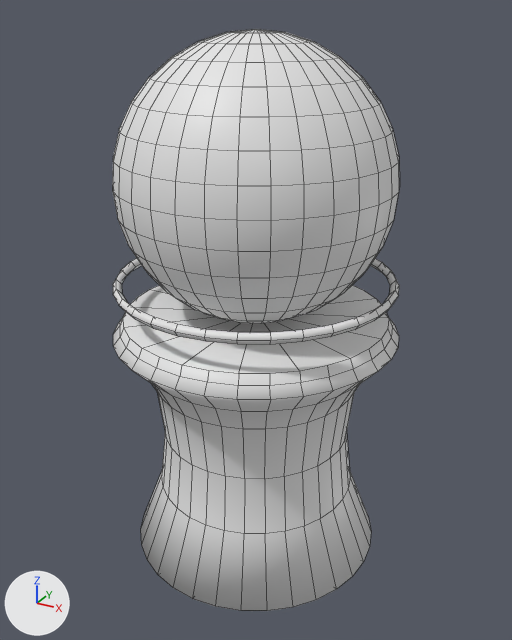
A saved change to the Blender file VRC-Shader-Fun/Assets/Props/Shader Pedistal/Blender/Shader Pedistal.blend.
Both versions are drawn from a camera (50 mm lens) standing at (2.41, -4.37, 4.12) and looking at (0.01, -0.02, 1.95). Every picture has the same lights, and +X, +Y and +Z are marked at lower left. Mesh edges are drawn as thin lines. Materials are left out; every surface is plain grey.

Script lines for the objects in view, before the commit:
```python
me_cylinder = bpy.data.meshes.new('Cylinder')
me_cylinder.from_pydata(...)  # 386 vertices, 384 faces; spans x -1.09..1.09, y -1.09..1.09, z 0.0..2.3
me_cylinder.materials.append(mat_pedistal)
me_sphere = bpy.data.meshes.new('Sphere')
me_sphere.from_pydata(...)  # a UV sphere (32 segments, 16 rings, poles along z) spanning x -1.0..1.0, y -1.0..1.0, z 2.0..4.0
me_sphere.polygons.foreach_set('use_smooth', [True] * 512)
me_sphere.materials.append(mat_shader)
ob_shader_pedistal = bpy.data.objects.new('Shader Pedistal', me_cylinder)
ob_shader_pedistal.location = (0.0, 0.0, 0.0)
ob_shader_sphere = bpy.data.objects.new('Shader Sphere', me_sphere)
ob_shader_sphere.location = (0.0, 0.0, 0.0)
```
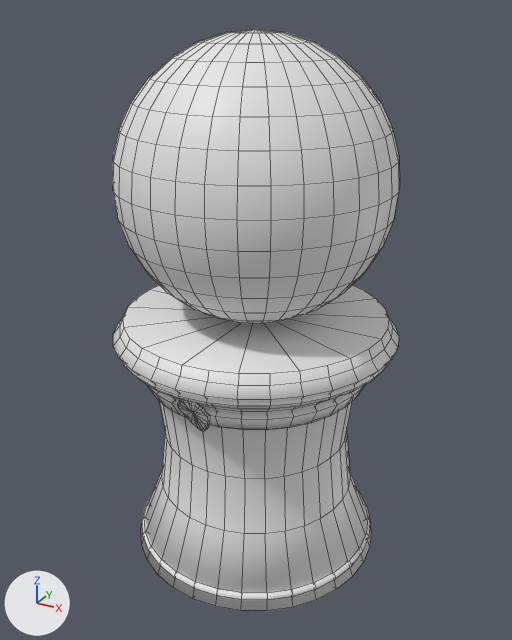
The newer file is also rescaled (x0.5) as a whole; pictures and numbers use the older file's frame.

Location of each change, [x1, y1, x2, y2] in pixels of the pictures (512 x 640 px; the box of a moved part takes in the faces that stretch with it):
'Shader Pedistal', reshaped (8% shorter): before [113, 258, 399, 611]; after [113, 285, 399, 611]
part 1 of me_cylinder, moved or reshaped: before [113, 258, 399, 345]; after [122, 361, 390, 409]
part 2 of me_cylinder, added: after [142, 491, 370, 600]
part 3 of me_cylinder, added: after [147, 385, 365, 430]
part 4 of me_cylinder, added: after [178, 400, 209, 432]

Edits to the bpy script that builds the scene:
```text
Change me_cylinder:
    used by ob_shader_pedistal; location = (0.0, 0.0, 0.0)
    remove me_cylinder.from_pydata(...)  # 386 vertices, 384 faces; spans x -1.09..1.09, y -1.09..1.09, z 0.0..2.3
    add me_cylinder.from_pydata(...)  # 684 vertices, 700 faces; spans x -1.09..1.09, y -1.09..1.09, z 0.0..2.0
    me_cylinder part 1: the loose piece of 128 vertices spanning x -1.06..1.06, y -1.06..1.06, z 2.22..2.3 is moved by (0.0, 0.0, -0.46)
    me_cylinder part 2: the loose piece of 128 vertices spanning x -1.06..1.06, y -1.06..1.06, z 2.22..2.3 is copied, and the copy is scaled about its middle by 0.933, then moved by (0.0, 0.0, -2.16); it spans x -0.99..0.99, y -0.99..0.99, z 0.06..0.14
    me_cylinder part 3: a new loose piece of 128 vertices spanning x -0.91..0.91, y -0.91..0.91, z 1.48..1.64
    me_cylinder part 4: a new loose piece of 42 vertices spanning x -0.13..0.13, y -0.96..-0.76, z 1.37..1.72
```
